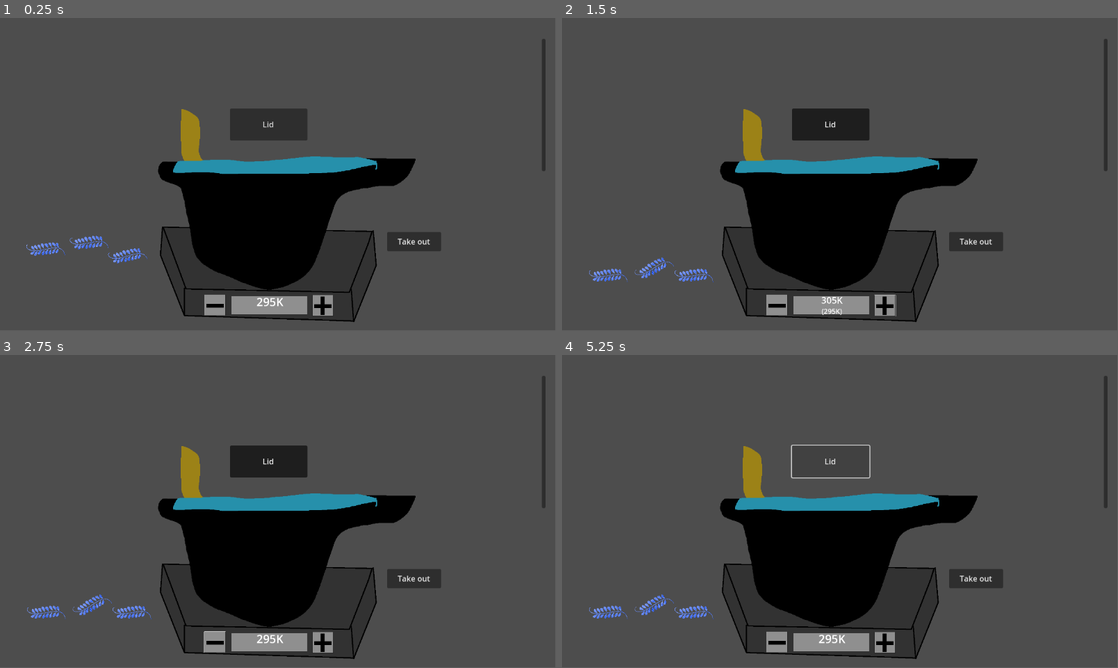
Above: before the commit, frames 1-4 (two rows, left to right).
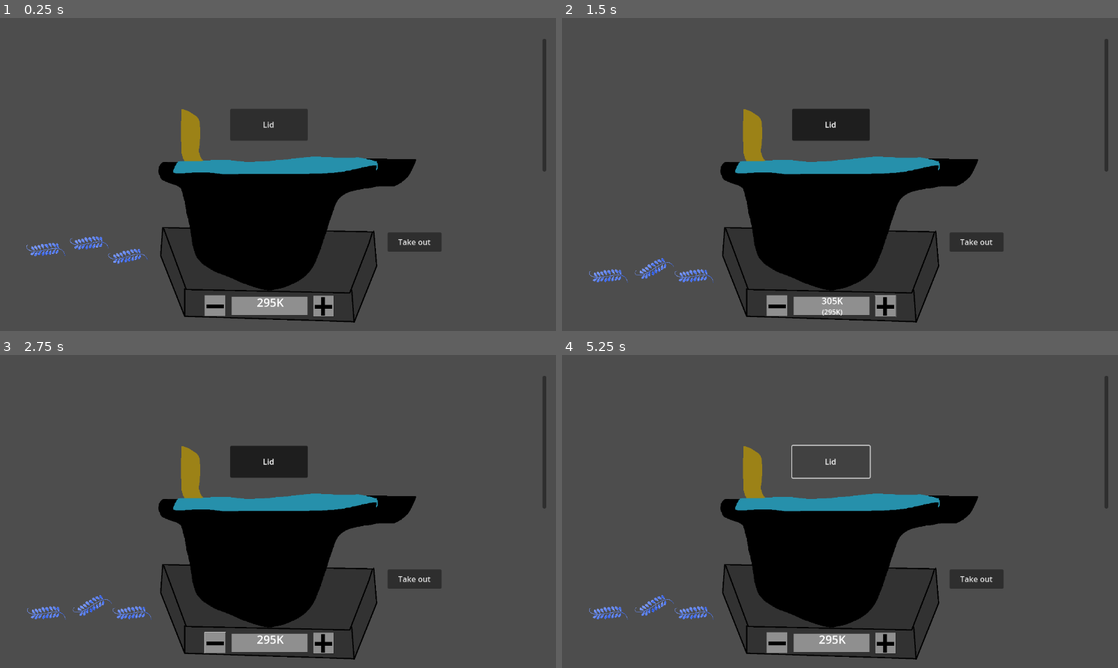
Above: after the commit, the same moments.

Repository: Gutek8134/poison-craft
Game: Godot game, scene res://scenes/levels/main.tscn
Same seed, same stepped clock (60 frames per second), same inputs: the game is played once before the commit and once after it. The project has no main scene, so this scene is started directly. The engine's default icon, where the game draws it, is replaced by a stand-in: a white triangle on a blue panel in a dark square.
Inputs (mouse positions are in pixels of both pictures, inside the frame that each line leads up to):
- Up to frame 1 (0.25 s): no input
- Up to frame 2 (1.5 s): click "Lid" at 0.5 s; click (884, 305) at 1.25 s
- Up to frame 3 (2.75 s): click (216, 642) at 2 s
- Up to frame 4 (5.25 s): click "Take out" at 2.75 s; click (884, 642) at 3.5 s; click (778, 642) at 4.25 s; click "Lid" at 5 s
In our replay, the window is 799x449 before the commit and 800x450 after it. These sizes can differ from the game's own. Grey fills any space a smaller window leaves; there, only what the larger window draws over its background counts as a difference.

The runs differ from the first frame. In frame 1, 1.5% of the frame differs, in the area x 4-99%, y 7-98%; in frame 2, 1.5%; in frame 3, 1.5%; in frame 4, 1.6%.

Commit message:
Basic shop UI

Diff:
--- a/project.godot
+++ b/project.godot
@@ -13,6 +13,10 @@
 config/name="poison-craft"
 config/features=PackedStringArray("4.3", "Forward Plus")
 config/icon="res://icon.svg"
+
+[display]
+
+window/stretch/mode="viewport"
 
 [dotnet]
 
--- /dev/null
+++ b/scenes/levels/shop.tscn
@@ -0,0 +1,38 @@
+[gd_scene load_steps=2 format=3 uid="uid://4utasimisca2"]
+
+[ext_resource type="PackedScene" uid="uid://drjqsug8tgsxf" path="res://scenes/prefabs/ui/shop_item.tscn" id="1_csf3d"]
+
+[node name="Shop" type="Control"]
+layout_mode = 3
+anchors_preset = 15
+anchor_right = 1.0
+anchor_bottom = 1.0
+grow_horizontal = 2
+grow_vertical = 2
+
+[node name="ScrollContainer" type="ScrollContainer" parent="."]
+layout_mode = 1
+anchors_preset = -1
+anchor_right = 1.0
+anchor_bottom = 0.997
+offset_right = -183.0
+offset_bottom = -0.0560303
+
+[node name="GridContainer" type="GridContainer" parent="ScrollContainer"]
+layout_mode = 2
+size_flags_horizontal = 3
+size_flags_vertical = 3
+columns = 3
+
+[node name="ShopItem" parent="ScrollContainer/GridContainer" instance=ExtResource("1_csf3d")]
+custom_minimum_size = Vector2(318.095, 173.21)
+layout_mode = 2
+
+[node name="ShopItem2" parent="ScrollContainer/GridContainer" instance=ExtResource("1_csf3d")]
+layout_mode = 2
+
+[node name="ShopItem3" parent="ScrollContainer/GridContainer" instance=ExtResource("1_csf3d")]
+layout_mode = 2
+
+[node name="ShopItem4" parent="ScrollContainer/GridContainer" instance=ExtResource("1_csf3d")]
+layout_mode = 2
--- /dev/null
+++ b/scenes/prefabs/ui/shop_item.tscn
@@ -0,0 +1,52 @@
+[gd_scene load_steps=2 format=3 uid="uid://drjqsug8tgsxf"]
+
+[ext_resource type="Texture2D" uid="uid://3ugdclamlyxd" path="res://icon.svg" id="1_3gnhr"]
+
+[node name="ShopItem" type="Control"]
+custom_minimum_size = Vector2(320, 180)
+layout_mode = 3
+anchor_right = 0.276
+anchor_bottom = 0.335
+offset_right = 0.0479736
+offset_bottom = -0.0800018
+grow_horizontal = 2
+grow_vertical = 2
+
+[node name="FlowContainer" type="FlowContainer" parent="."]
+layout_mode = 0
+offset_right = 266.0
+offset_bottom = 122.0
+
+[node name="SubstanceSymbol" type="TextureRect" parent="FlowContainer"]
+custom_minimum_size = Vector2(95.355, 0)
+layout_mode = 2
+size_flags_horizontal = 0
+texture = ExtResource("1_3gnhr")
+expand_mode = 5
+
+[node name="VBoxContainer" type="VBoxContainer" parent="FlowContainer"]
+layout_mode = 2
+alignment = 1
+
+[node name="SubstanceName" type="RichTextLabel" parent="FlowContainer/VBoxContainer"]
+layout_mode = 2
+bbcode_enabled = true
+text = "[center]JELENIAL"
+fit_content = true
+scroll_active = false
+autowrap_mode = 0
+
+[node name="SubstanceState" type="TextureRect" parent="FlowContainer"]
+custom_minimum_size = Vector2(95.355, 0)
+layout_mode = 2
+size_flags_horizontal = 0
+texture = ExtResource("1_3gnhr")
+expand_mode = 5
+
+[node name="Button" type="Button" parent="."]
+layout_mode = 0
+offset_left = 2.0
+offset_top = 98.0
+offset_right = 266.0
+offset_bottom = 162.0
+text = "Buy (20g)"
--- a/scenes/prefabs/ui/substance_repr.tscn
+++ b/scenes/prefabs/ui/substance_repr.tscn
@@ -10,7 +10,7 @@
 data = ExtResource("2_djful")
 amount = 35
 
-[node name="HFlowContainer" type="HFlowContainer"]
+[node name="SubstanceRepresentation" type="HFlowContainer"]
 layout_direction = 2
 offset_right = 305.0
 offset_bottom = 95.0
